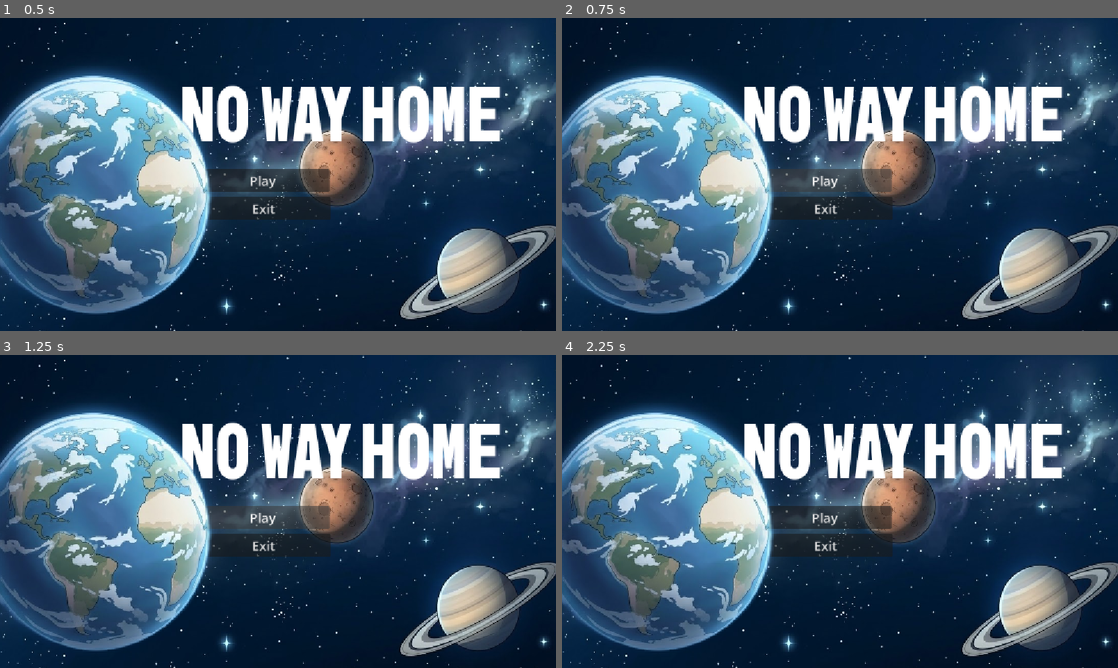
Above: before the commit, frames 1-4 (two rows, left to right).
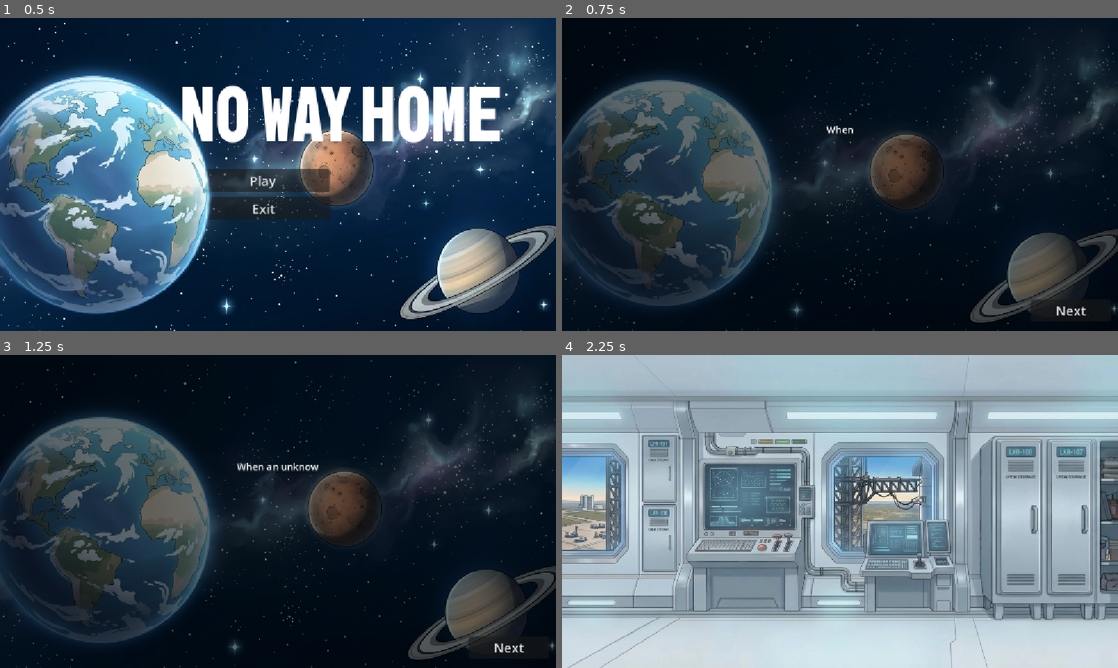
Above: after the commit, the same moments.

Repository: okspon/hakaton
Game: Godot game, scene res://tscn/main_menu.tscn
The game is run twice, just before and just after one commit, with the same random seed, the same clock (stepped at 60 frames per second) and the same inputs.
Inputs (mouse positions are in pixels of both pictures, inside the frame that each line leads up to):
- Up to frame 1 (0.5 s): no input
- Up to frame 2 (0.75 s): click "Play" at 0.5 s
- Up to frame 3 (1.25 s): no input
- Up to frame 4 (2.25 s): click (823, 517) at 1.25 s, where only the run before the commit has a clickable "Play"; click (1067, 646) at 2 s, where only the run after the commit has a clickable "Next"

Frame 1 is identical in both runs. In frame 2, 90% of the frame differs, in the area x 0-100%, y 0-100%; in frame 3, 90%; in frame 4, 97%.

Commit message:
zz

Diff:
--- a/космом/next.gd
+++ b/космом/next.gd
@@ -1,4 +1,4 @@
 extends Button
 
 func _on_pressed() -> void:
-	get_tree().change_scene_to_file("res://game_scene_1.tscn")
+	get_tree().change_scene_to_file("res://tscn/game_scene_1.tscn")
--- a/космом/play.gd
+++ b/космом/play.gd
@@ -1,4 +1,4 @@
 extends Button
 
 func _on_pressed() -> void:
-	get_tree().change_scene_to_file("res://story.tscn")
+	get_tree().change_scene_to_file("res://tscn/story.tscn")
--- a/космом/tscn/game_scene_1.tscn
+++ b/космом/tscn/game_scene_1.tscn
@@ -1,12 +1,11 @@
 [gd_scene format=3 uid="uid://dfd7iphgfgmrp"]
 
-[ext_resource type="Script" uid="uid://burgwx1bue3wh" path="res://game_scene_1.gd" id="1_3pfi2"]
+[ext_resource type="Script" uid="uid://burgwx1bue3wh" path="res://code/game_scene_1.gd" id="1_3pfi2"]
 [ext_resource type="Texture2D" uid="uid://cksnojs532pws" path="res://Gemini_Generated_Image_nfjs6unfjs6unfjs.jpg" id="1_a34bk"]
 [ext_resource type="Texture2D" uid="uid://x5fcweke2ktn" path="res://ю.png" id="2_3pfi2"]
 
 [sub_resource type="CompressedTexture2D" id="CompressedTexture2D_3pfi2"]
 resource_local_to_scene = true
-load_path = "res://.godot/imported/1794669603979.png-298c231b82d4313154e7e0ed2a0e9f7d.ctex"
 
 [sub_resource type="RectangleShape2D" id="RectangleShape2D_4kxuq"]
 size = Vector2(131, 91)
@@ -43,7 +42,7 @@
 [node name="Area2D" type="Area2D" parent="." unique_id=445408640]
 
 [node name="CollisionShape2D" type="CollisionShape2D" parent="Area2D" unique_id=940328491]
-position = Vector2(1003, 529)
+position = Vector2(1016, 497)
 shape = SubResource("RectangleShape2D_4kxuq")
 
 [node name="Player" type="CharacterBody2D" parent="." unique_id=866747431]
